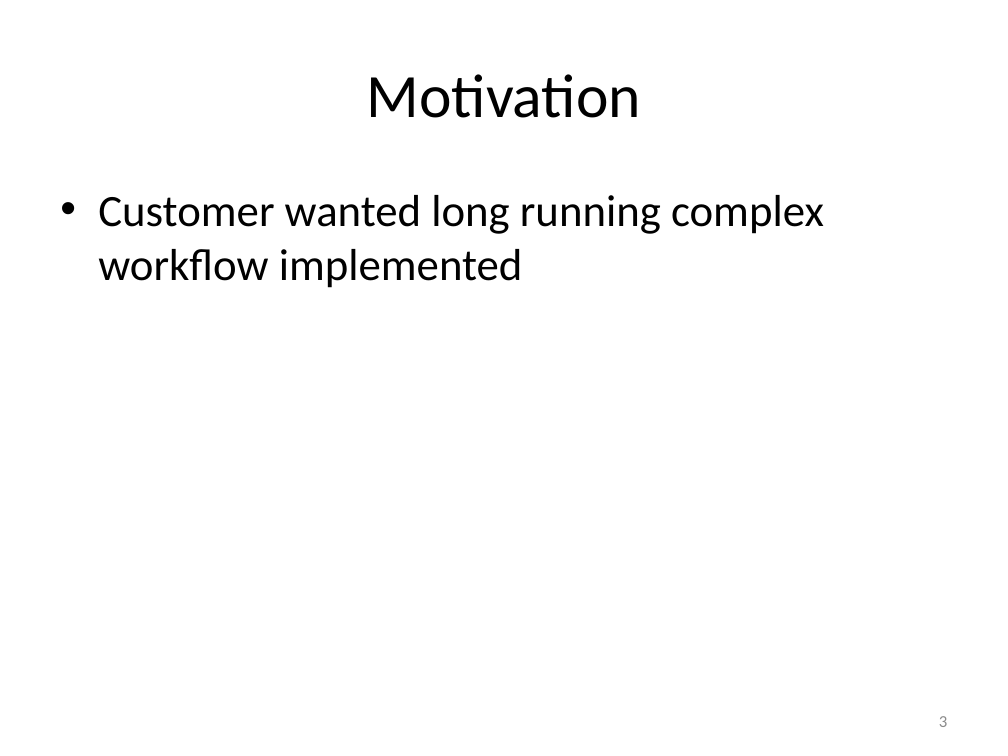
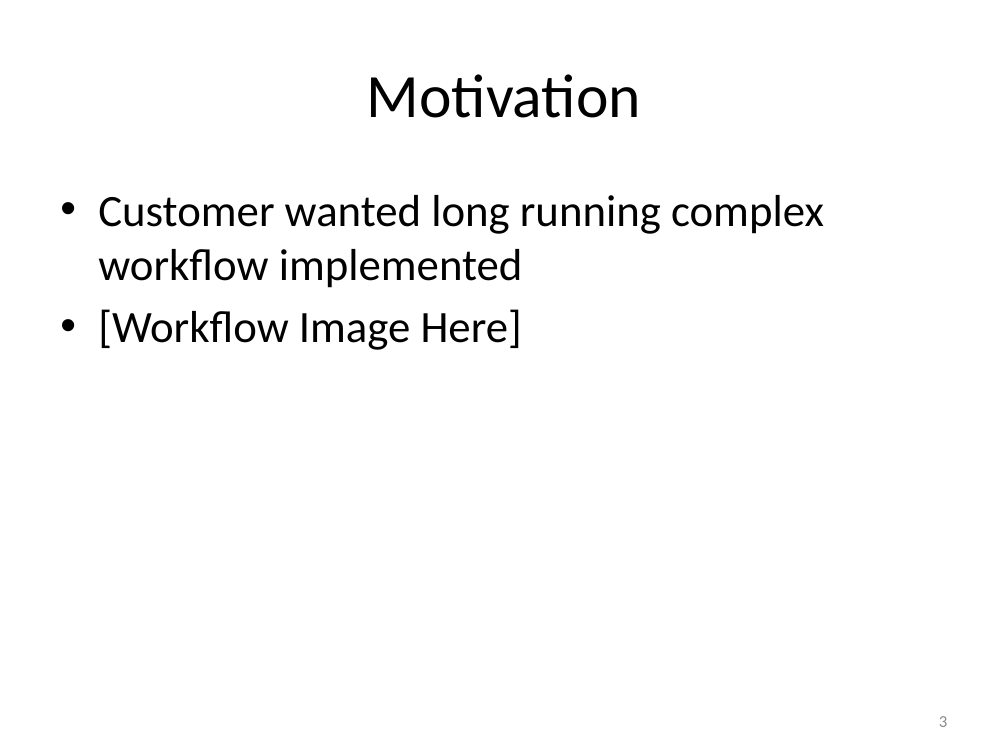
Before and after one commit to RichardRoda/DFA-Workflow-Model, a slide deck: slide 3 of Modeling Workflows with Event Driven DFA.pptx. Drawn at 1008x756 pixels with LibreOffice and Linux fonts; fonts in the diff are those of the drawing. Boxes give left, top, right and bottom in pixels: in the first picture for what was removed or moved away, otherwise in the second. Text is boxed around its words. In the diff, an @@ line names an element or a change of style, - is before the commit and + after.

```diff
--- a/Modeling Workflows with Event Driven DFA.pptx
+++ b/Modeling Workflows with Event Driven DFA.pptx
@@ text at bbox=[98, 309, 522, 350]: paragraph added @@
+• [Workflow Image Here]
```
Also in this commit, not shown: 1 other slide changed, 2 slides added.
